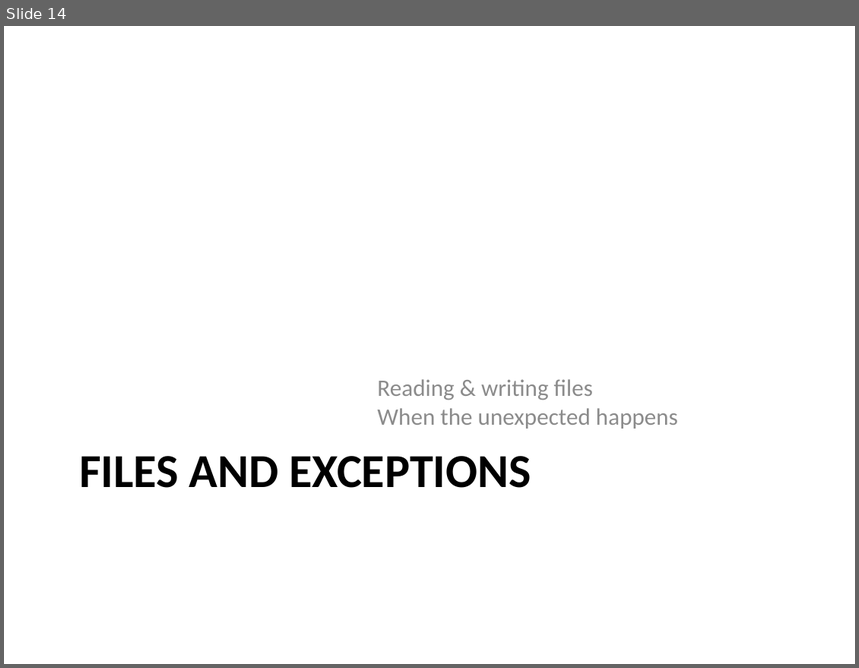
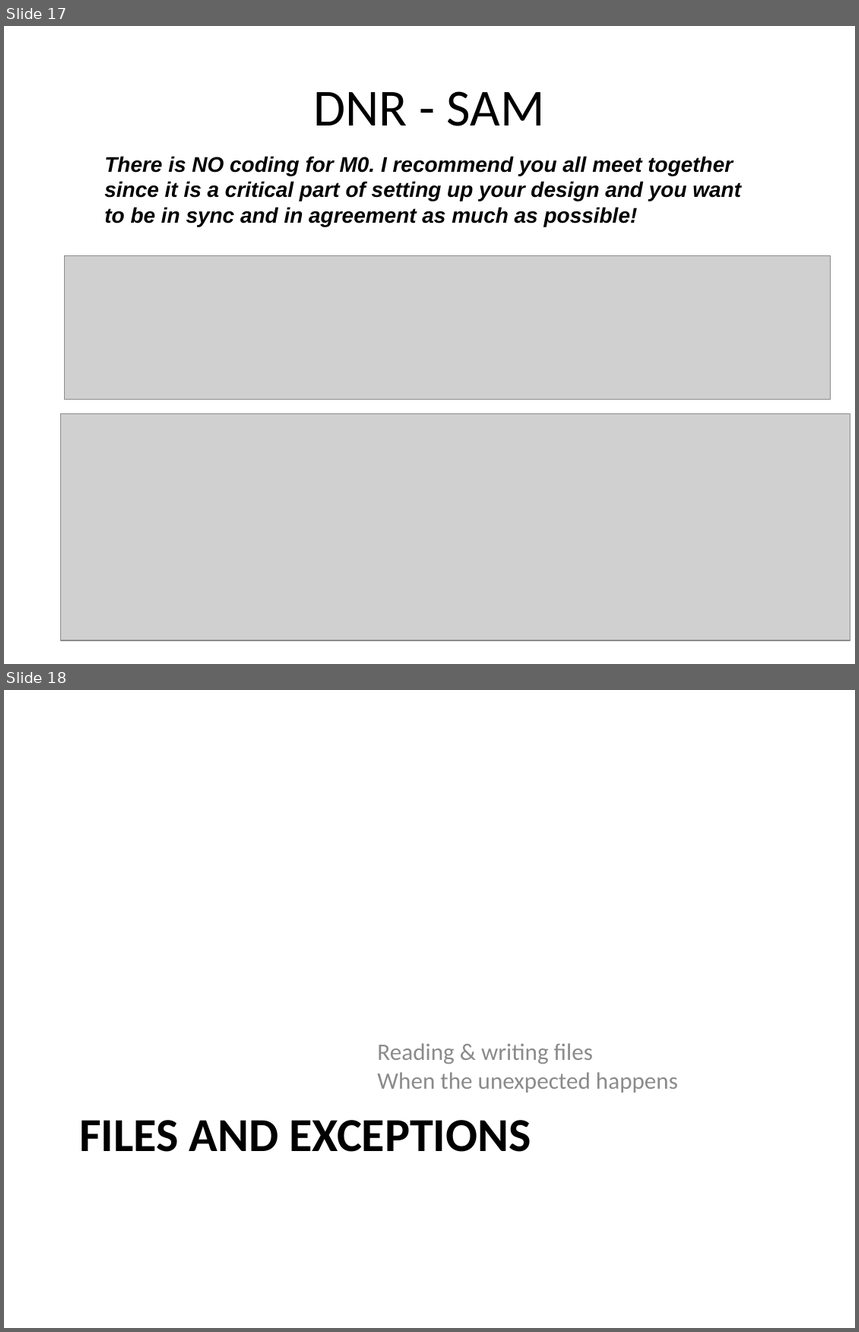
Before and after one commit to RHIT-CSSE/csse220, a slide deck: ClassMaterialsChunked/EventBasedGameLoop/Slides/EventBasedGameLoop.pptx. Shown one above the other, each under a label of ours: slide 14 before the commit, slides 17 and 18 after it. The pictures are 859x668 and 859x1332 pixels, drawn with LibreOffice and Linux fonts; fonts in the diff are those of the drawing; grey boxes stand for pictures. Boxes give left, top, right and bottom in pixels: in the first picture for what was removed or moved away, otherwise in the second. Text is boxed around its words. In the diff, an @@ line names an element or a change of style, - is before the commit and + after.

```diff
--- a/ClassMaterialsChunked/EventBasedGameLoop/Slides/EventBasedGameLoop.pptx
+++ b/ClassMaterialsChunked/EventBasedGameLoop/Slides/EventBasedGameLoop.pptx
@@ slide 17 added at [4, 26, 855, 664], background #FFFFFF @@
@@ title added at [314, 91, 545, 126], 44 pt, text #000000 @@
+DNR - SAM
@@ text added at [104, 156, 741, 227], 18 pt, text #000000, bold, italic @@
+There is NO coding for M0. I recommend you all meet together since it is a critical part of setting up your design and you want to be in sync and in agreement as much as possible!
@@ picture added at [65, 256, 831, 400] @@
@@ picture added at [61, 414, 850, 642] @@
@@ what was slide 14 is now slide 18 @@
```
Also in this commit, not shown: 9 slides changed, 3 other slides added, 7 other files.
